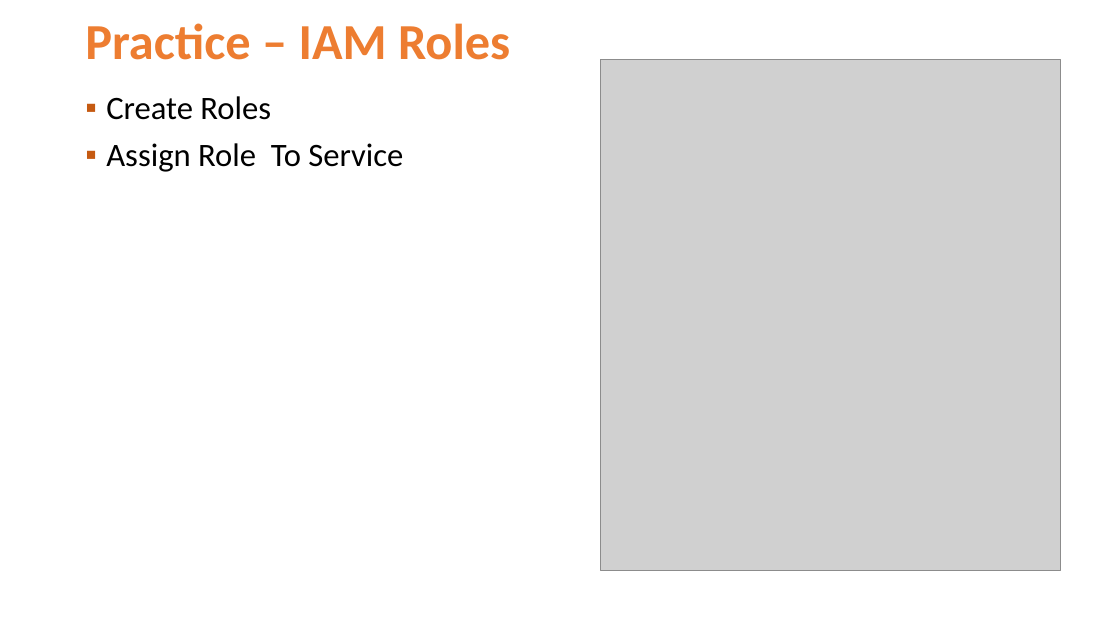
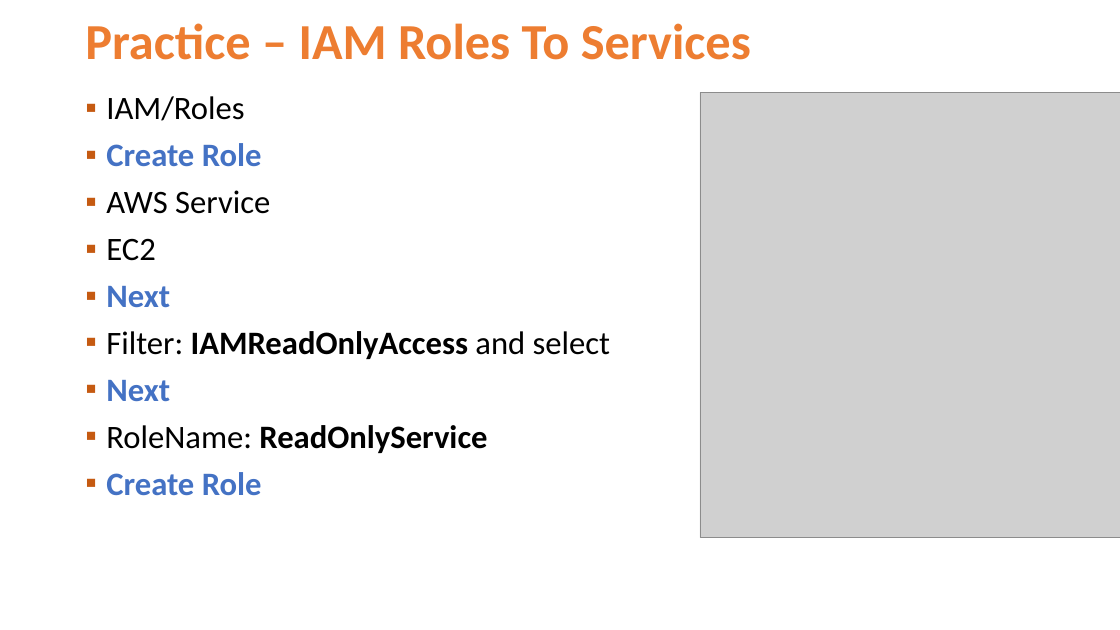
Before and after one commit to Jucer74/ArchitectureMaster, a slide deck: slide 24 of Classes/04-IAM-IdentityandAccessManagement/ArchitectureMaster-04-IAM-IdentityandAccessManagement.pptx. Drawn at 1120x630 pixels with LibreOffice and Linux fonts; fonts in the diff are those of the drawing; grey boxes stand for pictures; background and template pictures are left out. Boxes give left, top, right and bottom in pixels: in the first picture for what was removed or moved away, otherwise in the second. Text is boxed around its words. In the diff, an @@ line names an element or a change of style, - is before the commit and + after.

```diff
--- a/Classes/04-IAM-IdentityandAccessManagement/ArchitectureMaster-04-IAM-IdentityandAccessManagement.pptx
+++ b/Classes/04-IAM-IdentityandAccessManagement/ArchitectureMaster-04-IAM-IdentityandAccessManagement.pptx
@@ title at [85,23,751,60]: text changed @@
-Practice – IAM Roles
+Practice – IAM Roles To Services
@@ text at [106,96,610,496]: text changed; bold on @@
-▪ Create Roles
-▪ Assign Role To Service
+▪ IAM/Roles
+▪ Create Role
+▪ AWS Service
+▪ EC2
+▪ Next
+▪ Filter: IAMReadOnlyAccess and select
+▪ Next
+▪ RoleName: ReadOnlyService
+▪ Create Role
@@ picture: place and size @@
-picture at [601,59,1060,571]
+picture at [700,92,1120,538]
```
Also in this commit, not shown: 11 other slides changed.
